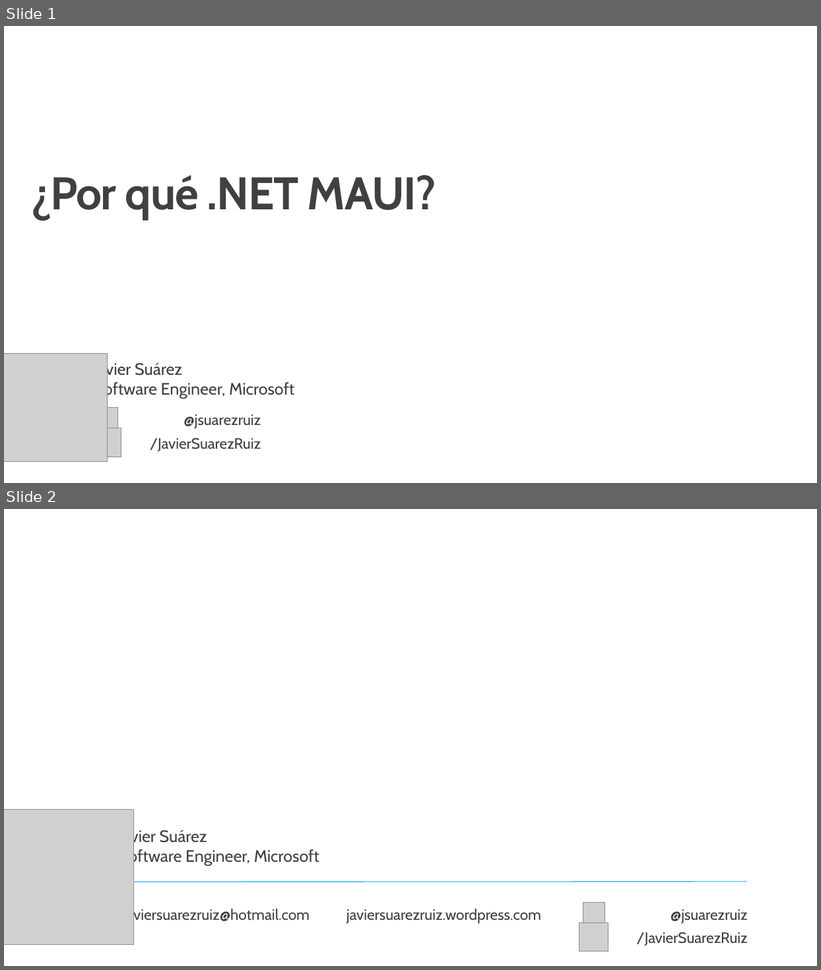
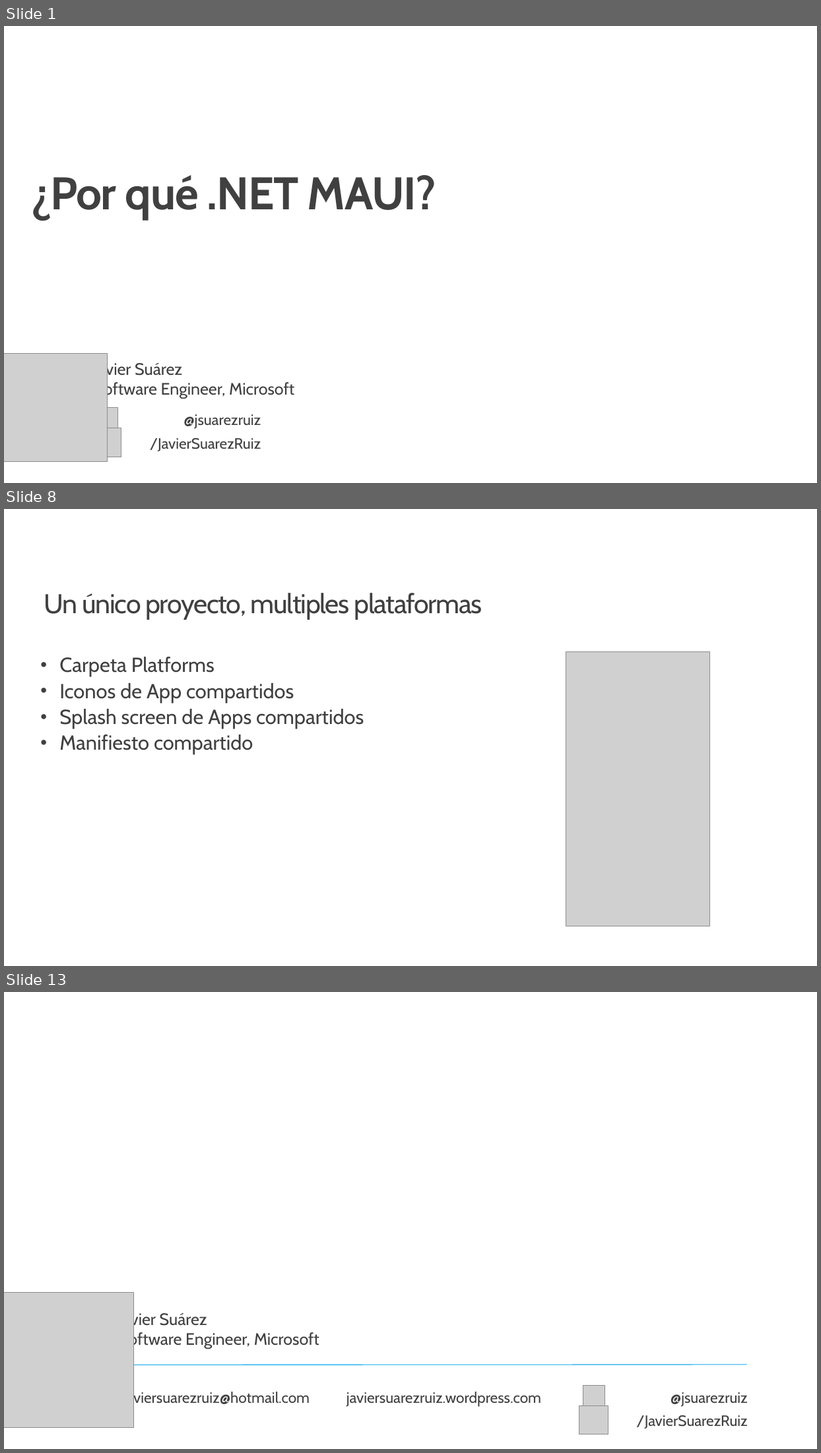
Before and after one commit to jsuarezruiz/taller-dotnet-maui, a slide deck: Bloque 1 - Introducción al desarrollo multiplataforma con .NET MAUI/Taller2 - Por qué .NET MAUI.pptx. Shown one above the other, each under a label of ours: slides 1 and 2 before the commit, slides 1, 8 and 13 after it; the slides between them are not shown. The pictures are 821x970 and 821x1453 pixels, drawn with LibreOffice and Linux fonts; fonts in the diff are those of the drawing; grey boxes stand for pictures; background and template pictures are left out. Boxes give left, top, right and bottom in pixels: in the first picture for what was removed or moved away, otherwise in the second. Text is boxed around its words. In the diff, an @@ line names an element or a change of style, - is before the commit and + after.

```diff
--- a/Bloque 1 - Introducción al desarrollo multiplataforma con .NET MAUI/Taller2 - Por qué .NET MAUI.pptx
+++ b/Bloque 1 - Introducción al desarrollo multiplataforma con .NET MAUI/Taller2 - Por qué .NET MAUI.pptx
@@ slide 8 added at (4, 509, 817, 966), background #FFFFFF @@
@@ title added at (44, 593, 482, 620), 32 pt, text #404040 @@
+Un único proyecto, multiples plataformas
@@ text added at (59, 657, 364, 755), 24 pt, text #404040 @@
+• Carpeta Platforms
+• Iconos de App compartidos
+• Splash screen de Apps compartidos
+• Manifiesto compartido
@@ picture added at (566, 652, 710, 926) @@
@@ what was slide 2 is now slide 13 @@
```
Also in this commit, not shown: 10 other slides added, 1 other file.
